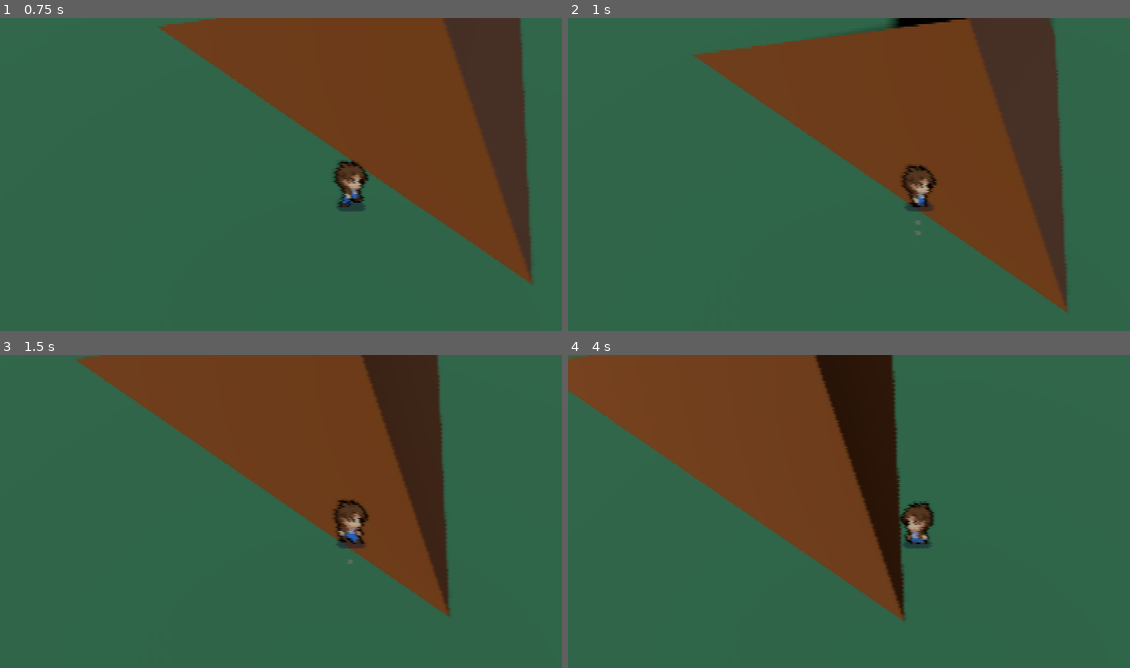
Above: before the commit, frames 1-4 (two rows, left to right).
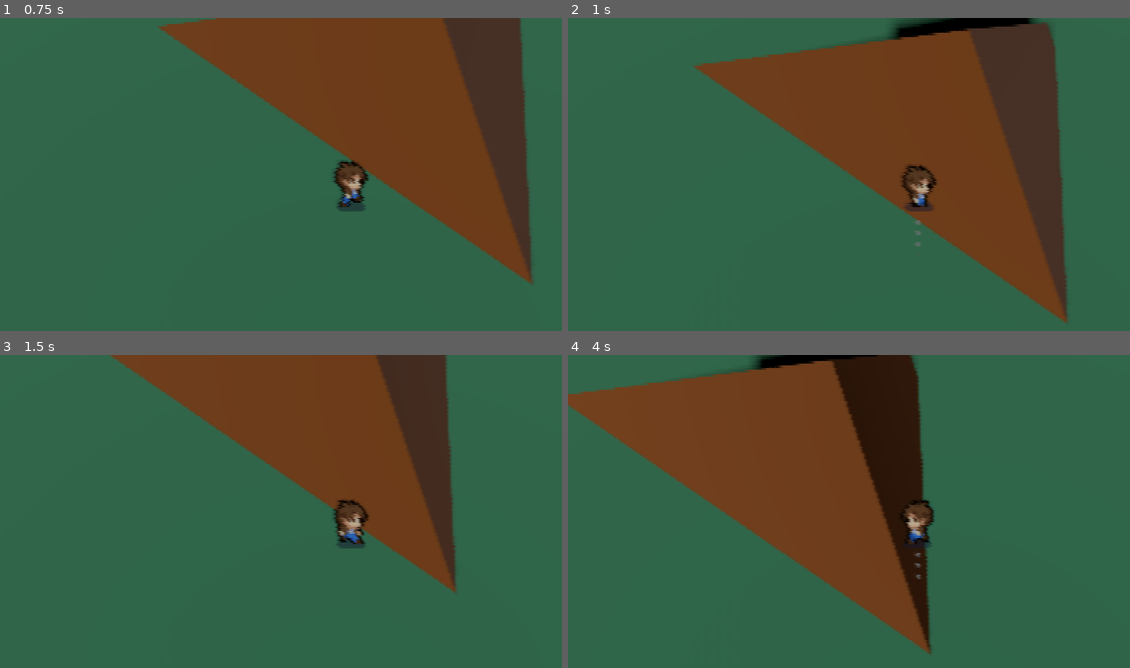
Above: after the commit, the same moments.

Repository: tahsin-s/PIxel-Perfect-3D
Game: Godot game, scene res://Layout.tscn
Same seed, same stepped clock (60 frames per second), same inputs: the game is played once before the commit and once after it.
Inputs:
- Up to frame 1 (0.75 s): hold D (move_right) from 0.53 s (still down)
- Up to frame 2 (1 s): keep holding D (move_right); tap K (jump) at 0.77 s
- Up to frame 3 (1.5 s): release D (move_right) at 1.28 s; hold S (move_down) from 1.28 s (still down)
- Up to frame 4 (4 s): tap K (jump) at 1.52, 3.02, 3.77 s; release S (move_down) at 2.03 s; hold D (move_right) 2.03-2.78 s; hold W (move_up) 2.78-3.53 s; hold A (move_left) from 3.53 s (still down)

Frame 1 is identical in both runs. In frame 2, 5.1% of the frame differs, in the area x 22-89%, y 0-98%; in frame 3, 8.6%; in frame 4, 12%, in the area x 0-66%, y 0-96%.

Commit message:
Tighten jumping timing

Diff:
--- a/char scenes/player_body.gd
+++ b/char scenes/player_body.gd
@@ -3,11 +3,11 @@
 const ACCELERATION = 100.0
 const FRICTION = 10.0
 const SPEED_SCALING = Vector3.ONE / Globals.scale
-const JUMP_VELOCITY = 20.0
+const JUMP_VELOCITY = 30.0
 const MOVING_THRESH = 3.0
 
 # Player specific gravity value.
-var gravity = 50
+var gravity = 100
 
 # Animations
 @onready var sprite: AnimatedSprite3D = $PlayerAnimation
